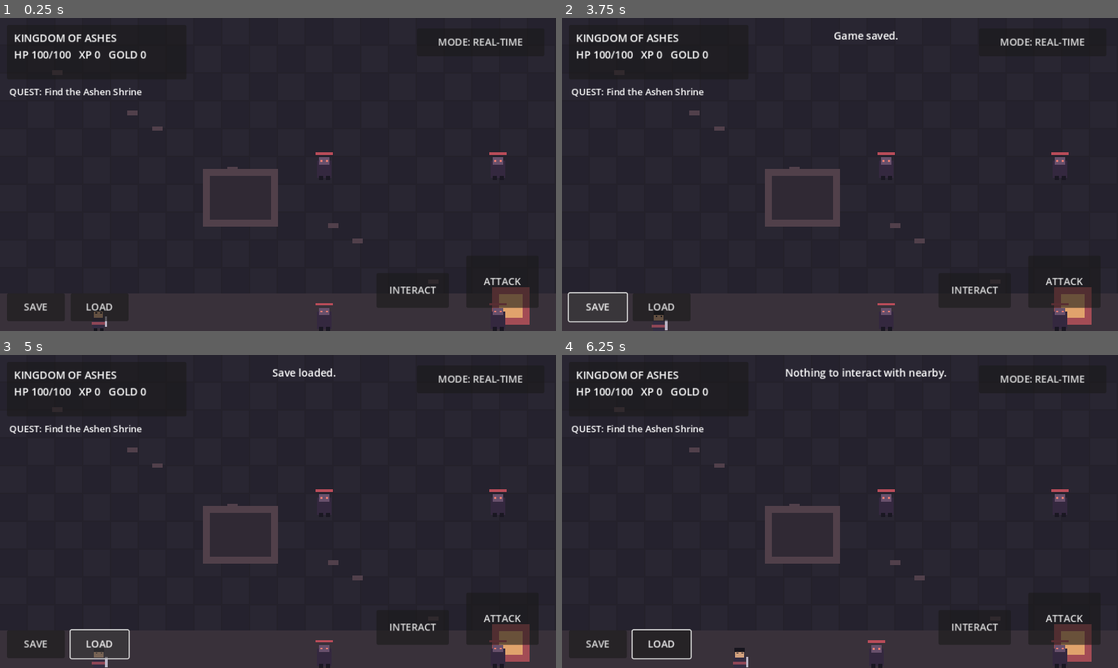
Above: before the commit, frames 1-4 (two rows, left to right).
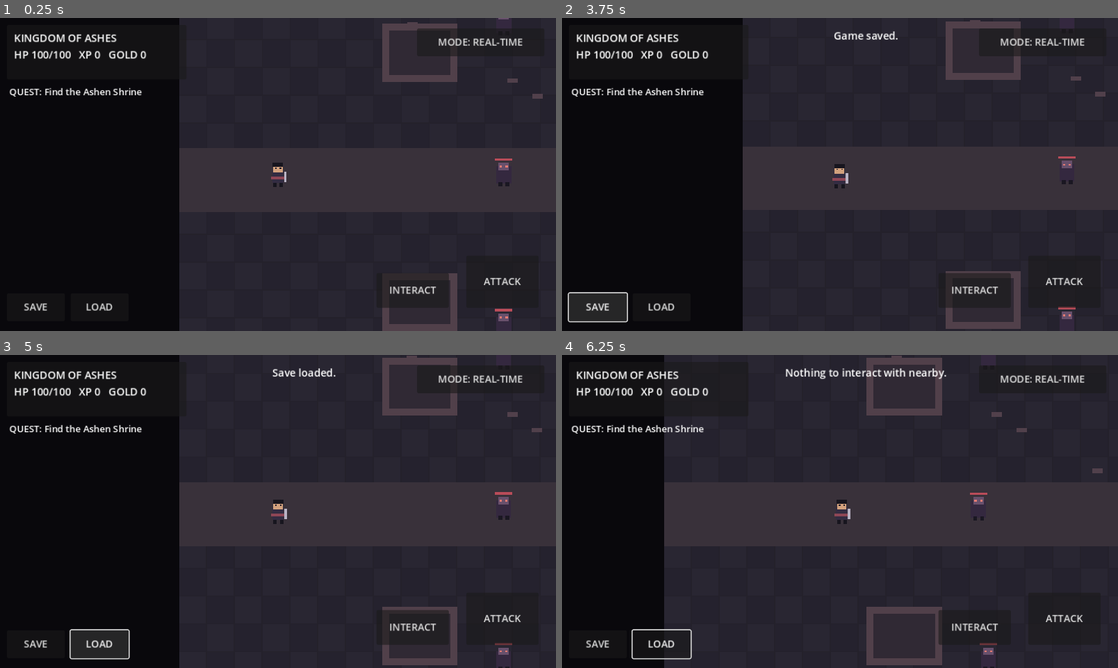
Above: after the commit, the same moments.

Repository: cornerfood565-ctrl/Game-of-ashes
Game: Godot game, scene res://scenes/main.tscn
Two runs of this game, one before a commit and one after it. Both use one fixed random seed, a clock stepped at 60 frames per second and the inputs below.
Inputs (mouse positions are in pixels of both pictures, inside the frame that each line leads up to):
- Up to frame 1 (0.25 s): no input
- Up to frame 2 (3.75 s): click "MODE: REAL-TIME" at 0.5 s; click "MODE: TURN-BASED" at 1.25 s; click "ATTACK" at 2 s; click "INTERACT" at 2.75 s; click "SAVE" at 3.5 s
- Up to frame 3 (5 s): click "LOAD" at 4.25 s
- Up to frame 4 (6.25 s): move the mouse to (962, 495) at 5.02 s; hold D 5.03-5.75 s; tap E at 5.1 s; click (962, 495) at 5.17 s; drag from (728, 527) to (812, 574) at 5.77 s

The runs differ from the first frame. In frame 1, 27% of the frame differs, in the area x 0-98%, y 0-100%; in frame 2, 28%; in frame 3, 27%; in frame 4, 17%.

Commit message:
Add smooth follow camera for mobile exploration

Diff:
--- a/scripts/game.gd
+++ b/scripts/game.gd
@@ -39,6 +39,11 @@
 	player = PLAYER_SCRIPT.new()
 	player.position = Vector2(170, 520)
 	add_child(player)
+	var camera := Camera2D.new()
+	camera.enabled = true
+	camera.position_smoothing_enabled = true
+	camera.position_smoothing_speed = 5.0
+	player.add_child(camera)
 
 func _build_hud() -> void:
 	hud = CanvasLayer.new()
